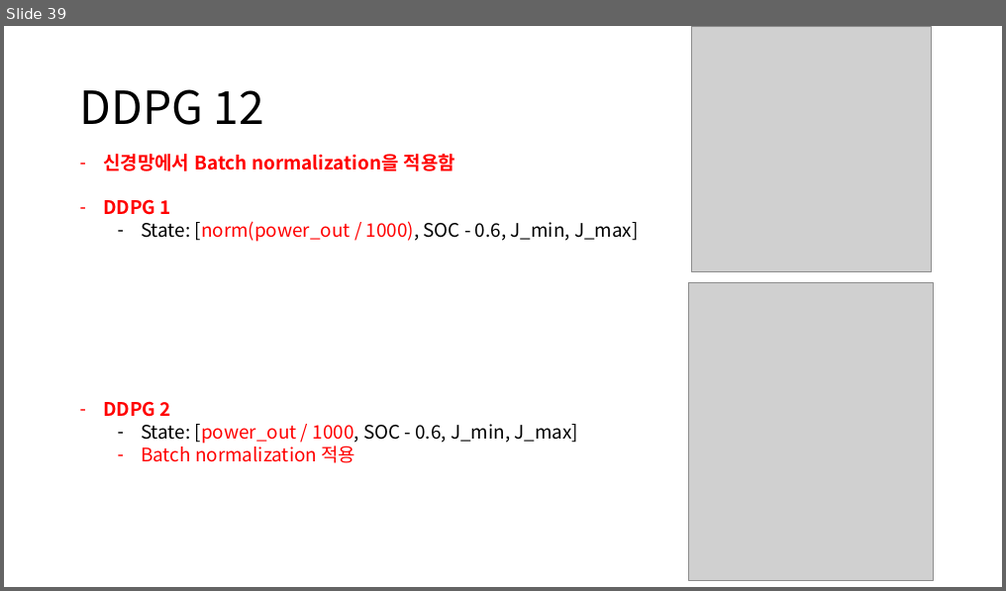
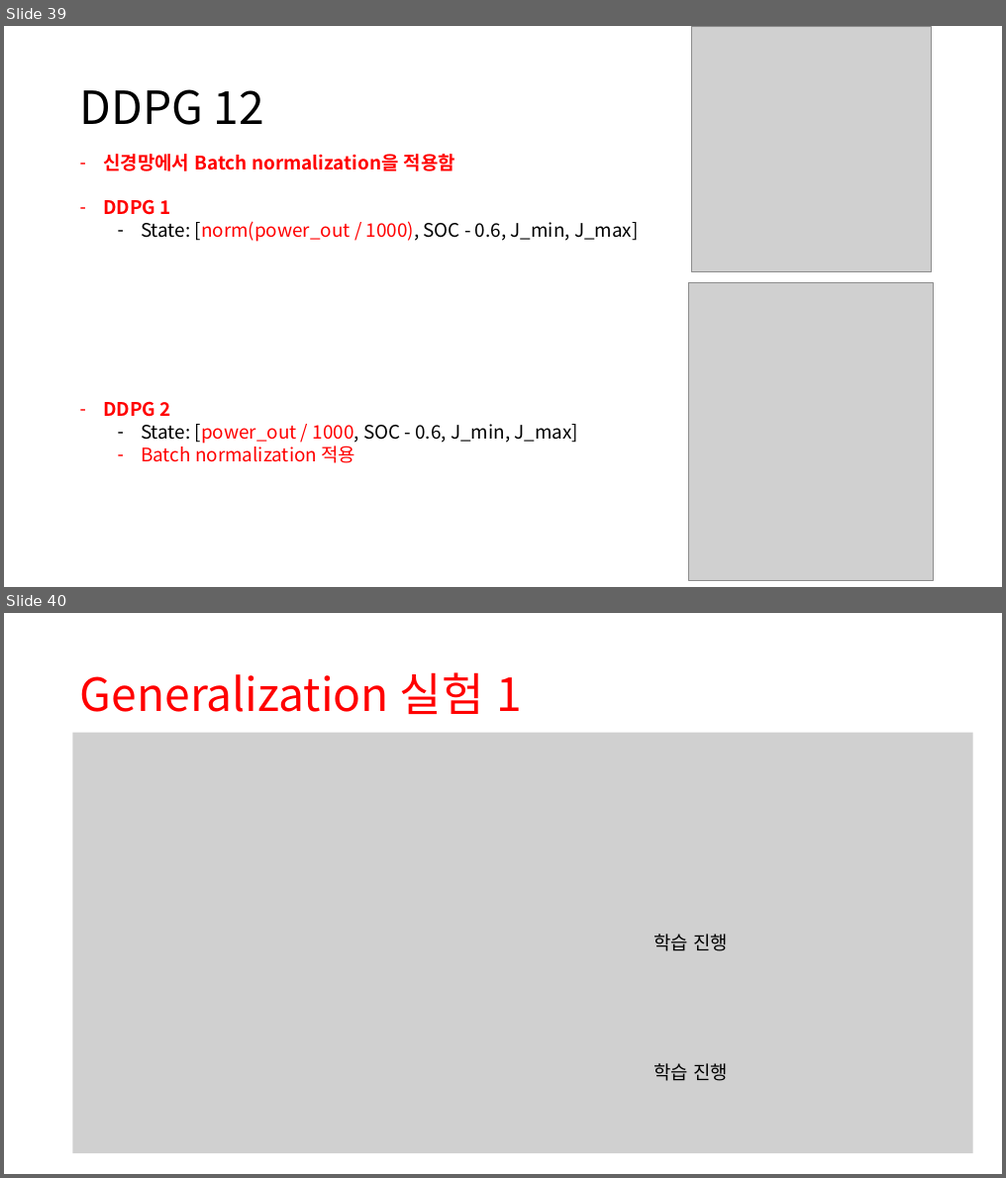
Before and after one commit to zidane89/experiment, a slide deck: 실험정리.pptx. Shown one above the other, each under a label of ours: slide 39 before the commit, slides 39 and 40 after it. The pictures are 1006x591 and 1006x1178 pixels, drawn with LibreOffice and Linux fonts; fonts in the diff are those of the drawing; grey boxes stand for pictures. Boxes give left, top, right and bottom in pixels: in the first picture for what was removed or moved away, otherwise in the second. Text is boxed around its words. In the diff, an @@ line names an element or a change of style, - is before the commit and + after.

```diff
--- a/실험정리.pptx
+++ b/실험정리.pptx
@@ slide 40 added at (x1=4, y1=613, x2=1002, y2=1174), background #FFFFFF @@
@@ title added at (x1=80, y1=672, x2=523, y2=714), 44 pt, text #FF0000 @@
+Generalization 실험 1
@@ picture added at (x1=73, y1=733, x2=973, y2=1155) @@
@@ text added at (x1=653, y1=934, x2=729, y2=952), 18 pt, text #000000 @@
+학습 진행
@@ text added at (x1=653, y1=1063, x2=729, y2=1081), 18 pt, text #000000 @@
+학습 진행
```
Also in this commit, not shown: 1 slide changed, 9 other slides added, 1 slide removed.
